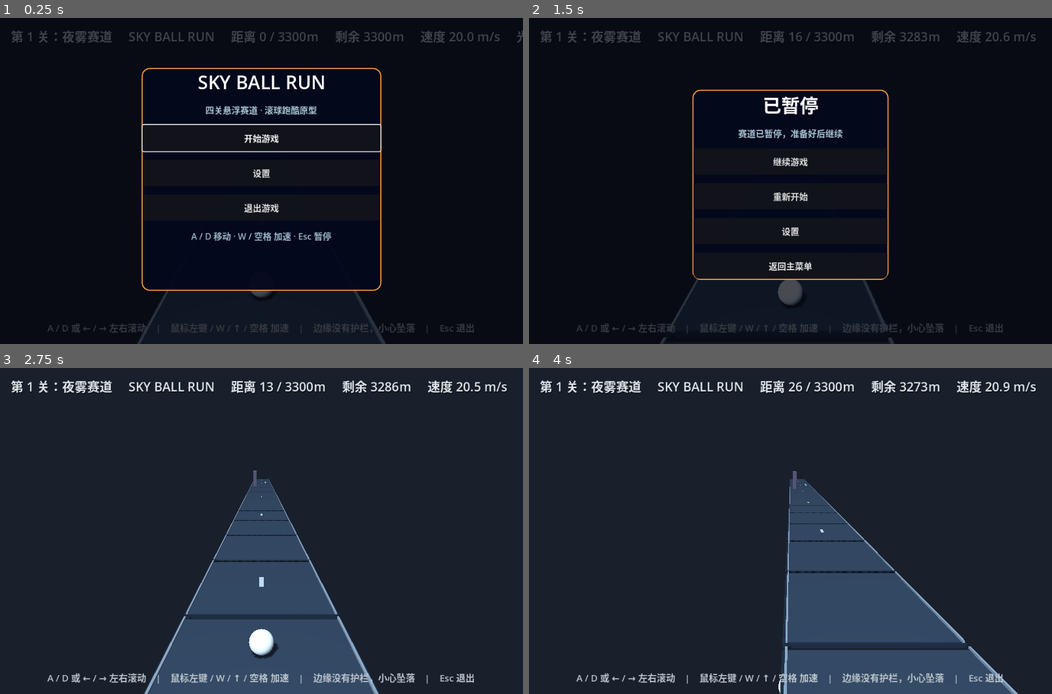
Above: before the commit, frames 1-4 (two rows, left to right).
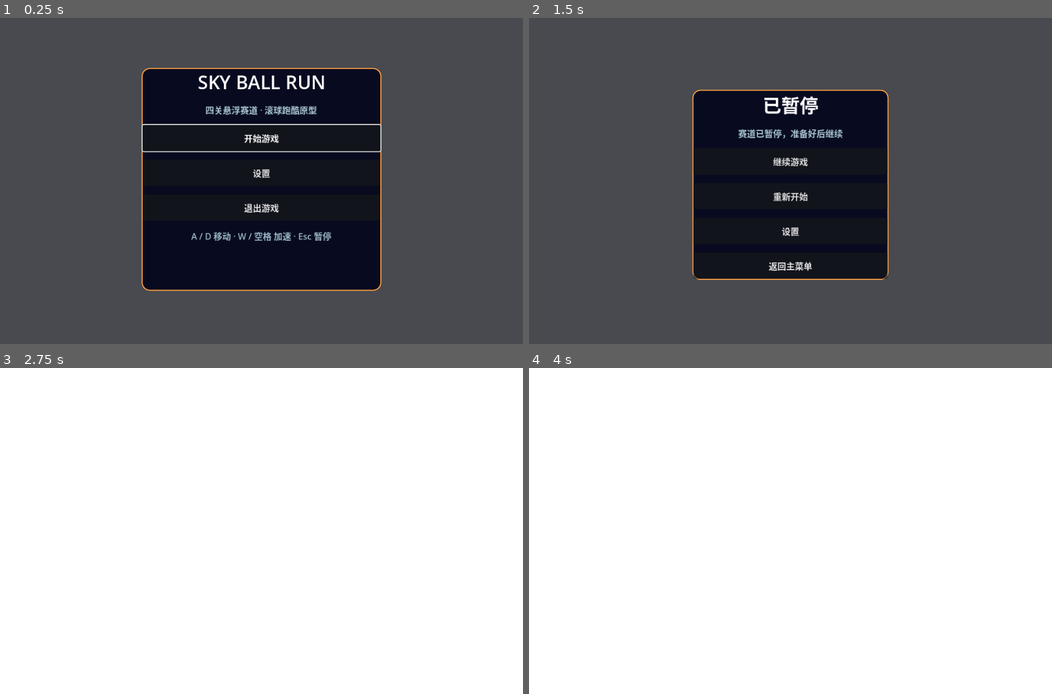
Above: after the commit, the same moments.

Repository: suwu344/SkyBallRun
Game: Godot game, scene res://scenes/main.tscn
Two runs of this game, one before a commit and one after it. Both use one fixed random seed, a clock stepped at 60 frames per second and the inputs below.
Inputs (mouse positions are in pixels of both pictures, inside the frame that each line leads up to):
- Up to frame 1 (0.25 s): no input
- Up to frame 2 (1.5 s): click "开始游戏" at 0.5 s; tap Enter at 1.25 s; move the mouse to (905, 164) at 1.27 s; hold D from 1.28 s (still down); tap P at 1.35 s; click (905, 164) at 1.42 s
- Up to frame 3 (2.75 s): tap Space at 1.52 s; release D at 2 s; click "重新开始" at 2 s
- Up to frame 4 (4 s): move the mouse to (685, 547) at 2.77 s; hold A 2.78-3.53 s; tap Q at 2.85 s; click (685, 547) at 2.92 s; tap Space at 3.02 s; move the mouse to (842, 459) at 3.52 s; hold D from 3.53 s (still down); tap R at 3.6 s; click (842, 459) at 3.67 s

The runs differ from the first frame. In frame 1, 68% of the frame differs, in the area x 0-100%, y 0-100%; in frame 2, 77%; in frame 3, 100%; in frame 4, 100%.

Commit message:
feat: improve transitions fall camera and fullscreen ui

Diff:
--- a/scripts/main.gd
+++ b/scripts/main.gd
@@ -62,6 +62,7 @@
 var fall_elapsed := 0.0
 var fall_camera_position := Vector3.ZERO
 var fall_camera_target := Vector3.ZERO
+var fall_start_y := 0.0
 var speed := CRUISE_SPEED
 var distance := 0.0
 var pickups_collected := 0
@@ -81,6 +82,16 @@
 var menu_controller: CanvasLayer
 var game_started := false
 var paused := false
+var transition_active := false
+var transition_elapsed := 0.0
+var transition_duration := 3.8
+var transition_from_level := 1
+var transition_to_level := 1
+var transition_gate_root: Node3D
+var transition_overlay: ColorRect
+var transition_title: Label
+var transition_track_rebuilt := false
+var ui_root: Control
 
 
 func _ready() -> void:
@@ -136,6 +147,7 @@
 	player_ball.rotate_object_local(Vector3.FORWARD, -steer * 0.12)
 
 	_update_track(delta)
+	_update_level_transition(delta)
 	_update_obstacles(delta)
 	_update_pickups(delta)
 	_update_finish_line(delta)
@@ -452,14 +464,83 @@
 
 
 func _start_level(next_level: int) -> void:
+	if transition_active or next_level == current_level:
+		return
+	transition_active = true
+	transition_elapsed = 0.0
+	transition_from_level = current_level
+	transition_to_level = next_level
+	transition_title.text = "第 %d 关" % next_level
 	current_level = next_level
 	level_two_active = current_level == 2
-	level_banner_timer = 2.8
-	_clear_runtime_nodes()
-	_rebuild_track()
+	level_banner_timer = transition_duration
+	# Keep the moving track and existing obstacles alive. The gate and overlay
+	# make the theme change read as a continuous checkpoint instead of a reset.
 	_apply_level_theme()
-	spawn_timer = 0.65
+	_spawn_transition_gate()
+	transition_track_rebuilt = false
+	_set_transition_overlay(0.0)
+	spawn_timer = 0.9
 	_update_ui()
+
+
+func _spawn_transition_gate() -> void:
+	if is_instance_valid(transition_gate_root):
+		transition_gate_root.queue_free()
+	transition_gate_root = Node3D.new()
+	transition_gate_root.name = "LevelTransitionGate"
+	transition_gate_root.position = Vector3(0.0, 0.0, -78.0)
+	add_child(transition_gate_root)
+	var gate_color := _theme_color("block")
+	var trim_color := _theme_color("marker")
+	for side in [-1, 1]:
+		var post := _create_box(Vector3(0.48, 4.6, 0.5), gate_color, 0.35)
+		post.position = Vector3(float(side) * 3.55, 2.3, 0.0)
+		transition_gate_root.add_child(post)
+		var trim := _create_box(Vector3(0.58, 0.18, 0.58), trim_color, 0.3)
+		trim.position = Vector3(float(side) * 3.55, 3.0, 0.0)
+		transition_gate_root.add_child(trim)
+	var top := _create_box(Vector3(7.6, 0.58, 0.5), gate_color, 0.35)
+	top.position = Vector3(0.0, 4.35, 0.0)
+	transition_gate_root.add_child(top)
+	var label := Label3D.new()
+	label.text = "LEVEL %d" % transition_to_level
+	label.font_size = 100
+	label.outline_size = 12
+	label.modulate = Color("f5ffff")
+	label.position = Vector3(0.0, 4.35, 0.28)
+	label.billboard = BaseMaterial3D.BILLBOARD_ENABLED
+	label.pixel_size = 0.007
+	transition_gate_root.add_child(label)
+
+
+func _update_level_transition(delta: float) -> void:
+	if not transition_active:
+		return
+	transition_elapsed += delta
+	if is_instance_valid(transition_gate_root):
+		transition_gate_root.position.z += speed * delta
+	var phase: float = clamp(transition_elapsed / transition_duration, 0.0, 1.0)
+	var pulse: float = sin(phase * PI)
+	_set_transition_overlay(pulse * 0.54)
+	if phase >= 0.72 and not transition_track_rebuilt:
+		# Rebuild under the darkened midpoint of the transition so the new
+		# palette is revealed as part of the gate passage, not a hard cut.
+		_rebuild_track()
+		transition_track_rebuilt = true
+	if transition_elapsed >= transition_duration:
+		transition_active = false
+		_set_transition_overlay(0.0)
+		if is_instance_valid(transition_gate_root):
+			transition_gate_root.queue_free()
+			transition_gate_root = null
+
+
+func _set_transition_overlay(alpha: float) -> void:
+	if transition_overlay == null:
+		return
+	transition_overlay.color = Color(0.015, 0.025, 0.07, alpha)
+	transition_title.modulate.a = clamp(alpha * 2.2, 0.0, 1.0)
 
 
 func _rebuild_track() -> void:
@@ -557,42 +638,72 @@
 func _setup_ui() -> void:
 	var layer := CanvasLayer.new()
 	add_child(layer)
+	ui_root = Control.new()
+	ui_root.set_anchors_and_offsets_preset(Control.PRESET_FULL_RECT)
+	layer.add_child(ui_root)
 
 	hud_label = Label.new()
-	hud_label.position = Vector2(20.0, 16.0)
-	hud_label.size = Vector2(920.0, 42.0)
+	hud_label.set_anchors_preset(Control.PRESET_TOP_WIDE)
+	hud_label.offset_left = 20.0
+	hud_label.offset_top = 16.0
+	hud_label.offset_right = -20.0
+	hud_label.offset_bottom = 58.0
 	hud_label.add_theme_font_size_override("font_size", 23)
 	hud_label.add_theme_color_override("font_color", Color("f5ffff"))
 	hud_label.add_theme_color_override("font_shadow_color", Color("1b2071"))
 	hud_label.add_theme_constant_override("shadow_offset_x", 1)
 	hud_label.add_theme_constant_override("shadow_offset_y", 2)
-	layer.add_child(hud_label)
+	ui_root.add_child(hud_label)
 
 	hint_label = Label.new()
-	hint_label.position = Vector2(0.0, 557.0)
-	hint_label.size = Vector2(960.0, 28.0)
+	hint_label.set_anchors_preset(Control.PRESET_BOTTOM_WIDE)
+	hint_label.offset_left = 20.0
+	hint_label.offset_top = -43.0
+	hint_label.offset_right = -20.0
+	hint_label.offset_bottom = -14.0
 	hint_label.horizontal_alignment = HORIZONTAL_ALIGNMENT_CENTER
 	hint_label.add_theme_font_size_override("font_size", 17)
 	hint_label.add_theme_color_override("font_color", Color("f5ffff"))
-	layer.add_child(hint_label)
+	ui_root.add_child(hint_label)
 
 	game_over_panel = ColorRect.new()
-	game_over_panel.position = Vector2.ZERO
-	game_over_panel.size = Vector2(960.0, 600.0)
+	game_over_panel.set_anchors_and_offsets_preset(Control.PRESET_FULL_RECT)
 	game_over_panel.color = Color(0.02, 0.03, 0.08, 0.0)
 	game_over_panel.mouse_filter = Control.MOUSE_FILTER_IGNORE
-	layer.add_child(game_over_panel)
+	ui_root.add_child(game_over_panel)
 
 	center_label = Label.new()
-	center_label.position = Vector2(0.0, 205.0)
-	center_label.size = Vector2(960.0, 170.0)
+	center_label.set_anchors_preset(Control.PRESET_CENTER)
+	center_label.offset_left = -480.0
+	center_label.offset_top = -85.0
+	center_label.offset_right = 480.0
+	center_label.offset_bottom = 85.0
 	center_label.horizontal_alignment = HORIZONTAL_ALIGNMENT_CENTER
 	center_label.vertical_alignment = VERTICAL_ALIGNMENT_CENTER
 	center_label.add_theme_font_size_override("font_size", 34)
 	center_label.add_theme_color_override("font_color", Color("f5ffff"))
 	center_label.add_theme_color_override("font_outline_color", Color("1b2071"))
 	center_label.add_theme_constant_override("outline_size", 7)
-	layer.add_child(center_label)
+	ui_root.add_child(center_label)
+	transition_overlay = ColorRect.new()
+	transition_overlay.set_anchors_and_offsets_preset(Control.PRESET_FULL_RECT)
+	transition_overlay.mouse_filter = Control.MOUSE_FILTER_IGNORE
+	ui_root.add_child(transition_overlay)
+	transition_title = Label.new()
+	transition_title.set_anchors_preset(Control.PRESET_CENTER)
+	transition_title.offset_left = -300.0
+	transition_title.offset_top = -46.0
+	transition_title.offset_right = 300.0
+	transition_title.offset_bottom = 46.0
+	transition_title.horizontal_alignment = HORIZONTAL_ALIGNMENT_CENTER
+	transition_title.vertical_alignment = VERTICAL_ALIGNMENT_CENTER
+	transition_title.add_theme_font_size_override("font_size", 46)
+	transition_title.add_theme_color_override("font_color", Color("f5ffff"))
+	transition_title.add_theme_color_override("font_outline_color", Color("1b2071"))
+	transition_title.add_theme_constant_override("outline_size", 8)
+	transition_title.text = "第 %d 关" % transition_to_level
+	transition_title.modulate.a = 0.0
+	ui_root.add_child(transition_title)
 
 
 func _setup_music() -> void:
@@ -661,6 +772,7 @@
 	player_y = PLAYER_RADIUS + 0.02
 	fall_velocity = 0.0
 	fall_elapsed = 0.0
+	fall_start_y = player_y
 	falling = false
 	player_root.position = Vector3(player_x, player_y, PLAYER_Z)
 	player_ball.rotation = Vector3.ZERO
@@ -714,9 +826,14 @@
 	player_y += fall_velocity * delta
 	player_root.position = Vector3(player_x, player_y, PLAYER_Z)
 	player_ball.rotate_object_local(Vector3.RIGHT, speed * delta / PLAYER_RADIUS)
-	# Keep the forward-facing view fixed while the ball drops out of frame.
-	camera.position = fall_camera_position
-	camera.look_at(fall_camera_target, Vector3.UP)
+	# The first second preserves the familiar runway composition. After that
+	# the camera eases downward with the ball while keeping the forward axis.
+	var follow_phase: float = clamp((fall_elapsed - 0.8) / 1.7, 0.0, 1.0)
+	var eased_follow: float = follow_phase * follow_phase * (3.0 - 2.0 * follow_phase)
+	var target_camera_y: float = fall_camera_position.y + (player_y - fall_start_y) * 0.58
+	var target_look_y: float = fall_camera_target.y + (player_y - fall_start_y) * 0.34
+	camera.position = fall_camera_position.lerp(Vector3(fall_camera_position.x, target_camera_y, fall_camera_position.z), eased_follow)
+	camera.look_at(fall_camera_target.lerp(Vector3(fall_camera_target.x, target_look_y, fall_camera_target.z), eased_follow), Vector3.UP)
 	if fall_elapsed >= FALL_DURATION:
 		_end_game("掉出悬浮赛道！")
 
--- a/scripts/menu_controller.gd
+++ b/scripts/menu_controller.gd
@@ -13,6 +13,7 @@
 var menu_title: Label
 var status_label: Label
 var main_start_button: Button
+var design_root: Control
 
 func setup(game_node: Node) -> void:
 	game = game_node
@@ -23,16 +24,27 @@
 	menu_layer = Control.new()
 	menu_layer.set_anchors_and_offsets_preset(Control.PRESET_FULL_RECT)
 	add_child(menu_layer)
+	design_root = Control.new()
+	design_root.set_anchors_and_offsets_preset(Control.PRESET_FULL_RECT)
+	design_root.set_anchors_preset(Control.PRESET_CENTER)
+	design_root.offset_left = -480.0
+	design_root.offset_top = -300.0
+	design_root.offset_right = 480.0
+	design_root.offset_bottom = 300.0
+	design_root.scale = Vector2.ONE
+	design_root.resized.connect(_update_design_scale)
+	menu_layer.add_child(design_root)
+	get_viewport().size_changed.connect(_update_design_scale)
 	menu_backdrop = ColorRect.new()
 	menu_backdrop.set_anchors_and_offsets_preset(Control.PRESET_FULL_RECT)
 	menu_backdrop.color = Color(0.005, 0.012, 0.04, 0.72)
 	menu_backdrop.mouse_filter = Control.MOUSE_FILTER_STOP
-	menu_layer.add_child(menu_backdrop)
+	design_root.add_child(menu_backdrop)
 
 	main_panel = _create_panel("SKY BALL RUN", "四关悬浮赛道 · 滚球跑酷原型")
 	main_panel.position = Vector2(260, 92)
 	main_panel.size = Vector2(440, 410)
-	menu_layer.add_child(main_panel)
+	design_root.add_child(main_panel)
 	var main_box := main_panel.get_child(0) as VBoxContainer
 	main_start_button = _add_button(main_box, "开始游戏", _on_start_pressed)
 	_add_button(main_box, "设置", _on_settings_pressed)
@@ -46,7 +58,7 @@
 	pause_panel = _create_panel("已暂停", "赛道已暂停，准备好后继续")
 	pause_panel.position = Vector2(300, 132)
 	pause_panel.size = Vector2(360, 330)
-	menu_layer.add_child(pause_panel)
+	design_root.add_child(pause_panel)
 	var pause_box := pause_panel.get_child(0) as VBoxContainer
 	_add_button(pause_box, "继续游戏", _on_resume_pressed)
 	_add_button(pause_box, "重新开始", _on_restart_pressed)
@@ -56,7 +68,7 @@
 	settings_panel = _create_panel("设置", "设置会自动保存到本机")
 	settings_panel.position = Vector2(220, 68)
 	settings_panel.size = Vector2(520, 465)
-	menu_layer.add_child(settings_panel)
+	design_root.add_child(settings_panel)
 	var settings_box := settings_panel.get_child(0) as VBoxContainer
 	var volume_label := Label.new()
 	volume_label.text = "主音量"
@@ -87,6 +99,14 @@
 	_hide_all()
 	# Keep the main menu usable from keyboard immediately after launch.
 	main_start_button.focus_mode = Control.FOCUS_ALL
+	_update_design_scale()
+
+func _update_design_scale() -> void:
+	if design_root == null:
+		return
+	var viewport_size: Vector2 = get_viewport().get_visible_rect().size
+	var scale_factor: float = min(viewport_size.x / 960.0, viewport_size.y / 600.0)
+	design_root.scale = Vector2.ONE * max(0.75, scale_factor)
 
 func _create_panel(title_text: String, subtitle_text: String) -> PanelContainer:
 	var panel := PanelContainer.new()
